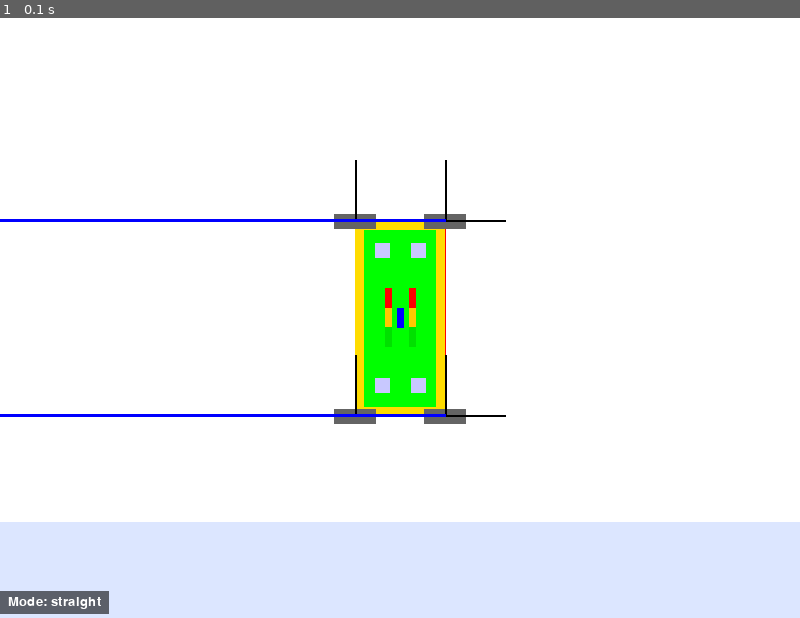
Above: before the commit, frame 1.
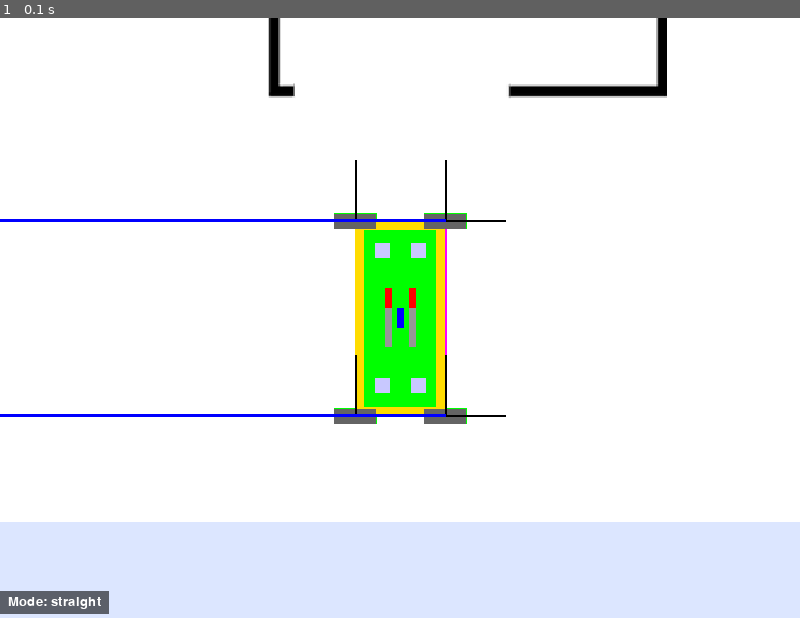
Above: after the commit, the same moment.

Repository: marcoacolla/LAR-Trafo-Cabeca-de-Serie
Game: pygame game, started from Python_Sim_Pygame/v1.0_pygame.py
Same seed, same stepped clock (60 frames per second), same inputs: the game is played once before the commit and once after it.
Inputs:
- Up to frame 1 (0.1 s): no input

The runs differ from the first frame. In frame 1, 1.1% of the frame differs, in the area x 33-84%, y 0-68%.

Commit message:
add woking trafo pickup

Diff:
--- a/Python_Sim_Pygame/Camera/Camera.py
+++ b/Python_Sim_Pygame/Camera/Camera.py
@@ -46,13 +46,39 @@
     def death_screen(self, screen, player, reset_callback):
         fonte = pygame.font.SysFont(None, 60)
         texto = fonte.render('Você morreu! Pressione R para reiniciar', True, (255, 0, 0))
+        # Use event.pump() + key polling to avoid pygame.event.get() internal
+        # conversion errors which on some systems raise SystemError(KeyError).
         while player.is_dead():
-            for event in pygame.event.get():
-                if event.type == pygame.QUIT:
+            try:
+                pygame.event.pump()
+            except Exception:
+                # try to reinitialize joystick subsystem as a pragmatic recovery
+                try:
+                    pygame.joystick.quit()
+                except Exception:
+                    pass
+                try:
+                    pygame.joystick.init()
+                except Exception:
+                    pass
+                try:
+                    pygame.event.pump()
+                except Exception:
+                    # if still failing, fall back to waiting briefly and retry
+                    pass
+
+            # Poll key state for reset (R) and quit (ESC)
+            try:
+                keys = pygame.key.get_pressed()
+                if keys[pygame.K_r]:
+                    reset_callback()
+                if keys[pygame.K_ESCAPE]:
                     pygame.quit()
                     exit()
-                if event.type == pygame.KEYDOWN and event.key == pygame.K_r:
-                    reset_callback()
+            except Exception:
+                # ignore key polling errors and continue to render the death screen
+                pass
+
             screen.blit(texto, (screen.get_width()//2 - texto.get_width()//2, screen.get_height()//2 - texto.get_height()//2))
             pygame.display.flip()
             pygame.time.Clock().tick(60)
--- a/Python_Sim_Pygame/Player/Player.py
+++ b/Python_Sim_Pygame/Player/Player.py
@@ -19,6 +19,12 @@
     transition_duration_ms = 500  # meio segundo
     transition_from_angles = None  # per-wheel starting angles for interpolation
     transition_to_angles = None
+
+    # --- NOVO ---
+    key_hold_time = {"A": 0, "D": 0}
+    max_hold_boost = 4.0   # multiplicador máximo (4x mais rápido)
+    accel_rate = 0.004     # quanto mais rápido acelera (ajuste fino)
+
     def __init__(self, spawnpoint, surface, camera):
         self.x = spawnpoint[0]
         self.y = spawnpoint[1]
@@ -30,7 +36,7 @@
         self.heading = 0
         self.camera = camera
         self.modes = ["straight", "curve", "pivotal", "diagonal"]
-        self.lights = [True, True, True, True]  # Estado das luzes (4 luzes)
+        self.lights = [True, False, False, True]  # Estado das luzes (4 luzes)
         self.sirene = True  # Estado da sirene (ligada/desligada)
 
 
@@ -207,12 +213,30 @@
                 self.makeMovement("backward", step=speed)
         elif self.curve_mode == "curve" or self.curve_mode == "pivotal":
             nextStep = self.angle_offset
+            # --- calcula tempo de tecla pressionada ---
+            now = pygame.time.get_ticks()
+            dt = 16  # valor aproximado entre frames (~60fps)
+
             if keys[pygame.K_a]:
+                self.key_hold_time["A"] += dt
+                self.key_hold_time["D"] = 0
                 isChangingCourse = True
-                nextStep = self.angle_offset - self.step
-            if keys[pygame.K_d]:
-                nextStep = self.angle_offset + self.step
+                hold_factor = min(self.max_hold_boost,
+                                1.0 + self.accel_rate * self.key_hold_time["A"])
+                nextStep = self.angle_offset - self.step * hold_factor
+
+            elif keys[pygame.K_d]:
+                self.key_hold_time["D"] += dt
+                self.key_hold_time["A"] = 0
                 isChangingCourse = True
+                hold_factor = min(self.max_hold_boost,
+                                1.0 + self.accel_rate * self.key_hold_time["D"])
+                nextStep = self.angle_offset + self.step * hold_factor
+
+            else:
+                # reseta tempos quando solta as teclas
+                self.key_hold_time["A"] = 0
+                self.key_hold_time["D"] = 0
             if keys[pygame.K_q]:
                 self.icr_bias = min(1.0, self.icr_bias + .1)
                 isChangingCourse = True
@@ -227,7 +251,8 @@
 
             if self.curve_mode == "curve":
                 if nextStep > GLV.CURVE_MAX_RADIUS or nextStep < -GLV.CURVE_MAX_RADIUS:
-                    self.setMode('straight')
+                    self.toggle_mode()
+
                 if nextStep >= GLV.CURVE_MIN_RADIUS or nextStep <= -GLV.CURVE_MIN_RADIUS:
                     self.angle_offset = nextStep
             if self.curve_mode == "pivotal":
@@ -283,6 +308,7 @@
         self.angle_offset = curveStart
         self.icr_bias = 0.5
         new_mode = mode
+        self.icr_global = None
 
         # temporarily save current headings
         from_angles = [w.getHeading() for w in self.wheels]
@@ -294,6 +320,7 @@
             target = (self.getHeading() + 90) % 360
             to_angles = [target for _ in self.wheels]
         elif new_mode == "diagonal":
+            self.angle_offset = None
             diagonal_angle = (self.getHeading() + 90) % 360
             to_angles = [diagonal_angle for _ in self.wheels]
         elif new_mode in ["curve", "pivotal"]:
@@ -334,6 +361,7 @@
         if prev_mode == 'straight' and new_mode == 'curve':
             # set logical mode
             self.curve_mode = new_mode
+            print("Immediate straight->curve mode switch")
             # compute ICR and immediately apply wheel steering for curve
             self.icr_global = self.curvature.computeICR(angle_offset=self.angle_offset)
             try:
@@ -354,7 +382,7 @@
 
         # finally update the logical mode state now (so UI shows it)
         self.curve_mode = new_mode
-
+        print(self.icr_global  )
         # compute global ICR for modes that need it
         if self.curve_mode in ["curve", "pivotal"]:
             self.icr_global = self.curvature.computeICR(angle_offset=self.angle_offset)
@@ -439,7 +467,6 @@
     def toggle_mode(self):
         """Cycle through robot modes: straight -> diagonal -> pivotal -> curve -> straight."""
         modes = ['straight', 'diagonal', 'pivotal']
-        self.angle_offset = 0
         try:
             try:
                 idx = modes.index(self.curve_mode)
@@ -449,6 +476,7 @@
             # For curve mode use a default curveStart of 0
 
             self.setMode(next_mode)
+            self.angle_offset = 0
         except Exception:
             pass
 
@@ -460,55 +488,90 @@
     def is_dead(self):
         return self.state == 'morto'
 
-    def get_hitbox(self):
-        """
-        Retorna o retângulo da hitbox do player.
-        """
-
-        hitbox = pygame.Rect(
-            self.x - self.width // 2,
-            self.y - self.lenght // 2,
-            self.width, self.lenght)
-
-
-        return hitbox
 
     def get_rotated_hitbox(self):
         """
-        Retorna os 4 vértices (x,y) da hitbox rotacionada no mundo.
-        Ordem: top-left, top-right, bottom-right, bottom-left (clockwise)
-        """
-        cx, cy = self.getPosition()
-        w, h = self.width, self.lenght
-        # offsets do centro para os cantos (antes da rotação)
-        hw, hh = w / 2.0, h / 2.0
-        corners = [(-hw, -hh), (hw, -hh), (hw, hh), (-hw, hh)]
-
+        Retorna as partes da hitbox rotacionadas:
+        - Duas linhas conectando as duas rodas frontais e as duas traseiras
+        - Quatro polígonos pequenos representando as rodas (obtidos de Wheel)
+        """
+        # Use Wheel objects to obtain wheel polygons in world coords.
+        hitbox_parts = []
+        # append wheel polygons
+        for wheel in self.wheels:
+            try:
+                wheel_poly = wheel.get_rotated_wheel_hitbox()
+                hitbox_parts.append(("wheel", wheel_poly))
+            except Exception:
+                # fallback: ignore if wheel polygon unavailable
+                continue
+
+        # edges: connect front-left to front-right, and rear-left to rear-right
+        # also add the two lateral side edges (left and right) as special parts
+        # Side edges indicate death for obstacles but should not affect trafo pickup
+        try:
+            fl = self.wheels[0].getPosition()
+            fr = self.wheels[1].getPosition()
+            rl = self.wheels[2].getPosition()
+            rr = self.wheels[3].getPosition()
+            # front and rear horizontal edges
+            hitbox_parts.append(("edge", (fl, fr)))
+            hitbox_parts.append(("edge", (rl, rr)))
+            # lateral edges (left and right) - special: used for obstacle collision
+            hitbox_parts.append(("side", (fl, rl)))
+            hitbox_parts.append(("side", (fr, rr)))
+        except Exception:
+            pass
+
+        return hitbox_parts
+
+    def get_body_polygon(self):
+        """
+        Returns a simple rotated rectangle polygon that represents the vehicle body
+        (used for pickup checks and other full-body queries).
+        """
+        cx, cy = self.x, self.y
+        half_w = self.width / 2.0
+        half_l = self.lenght / 2.0
         theta = math.radians(self.getHeading())
         cos_t = math.cos(theta)
         sin_t = math.sin(theta)
 
-        world_corners = []
-        for rx, ry in corners:
-            # rotaciona o offset e soma à posição do centro
-            wx = cx + (rx * cos_t - ry * sin_t)
-            wy = cy + (rx * sin_t + ry * cos_t)
-            world_corners.append((wx, wy))
-
-        return world_corners
-
-    def get_hitbox_polygon(self, camera_or_offset=(0,0)):
-        """
-        Retorna os pontos da hitbox rotacionada já convertidos para coordenadas de tela
-        (aplicando camera_offset) — útil para desenhar.
-        """
-        pts = self.get_rotated_hitbox()
+        corners = [(-half_w, -half_l), (half_w, -half_l), (half_w, half_l), (-half_w, half_l)]
+        poly = []
+        for dx, dy in corners:
+            wx = cx + dx * cos_t - dy * sin_t
+            wy = cy + dx * sin_t + dy * cos_t
+            poly.append((wx, wy))
+        return poly
+
+    def get_hitbox_polygon(self, camera_or_offset=(0, 0)):
+        """
+        Retorna as partes da hitbox rotacionadas (linhas e rodas)
+        convertidas para coordenadas de tela.
+        """
+        parts = self.get_rotated_hitbox()
         cam = camera_or_offset
-        if hasattr(cam, 'world_to_screen'):
-            return [cam.world_to_screen(p) for p in pts]
-        else:
-            camx, camy = cam
-            return [(p[0] - camx, p[1] - camy) for p in pts]
+
+        def to_screen(pt):
+            if hasattr(cam, 'world_to_screen'):
+                return cam.world_to_screen(pt)
+            else:
+                camx, camy = cam
+                return (pt[0] - camx, pt[1] - camy)
+
+        screen_parts = []
+        for kind, data in parts:
+            if kind == "edge":
+                p1, p2 = map(to_screen, data)
+                screen_parts.append(("edge", (p1, p2)))
+            elif kind == "side":
+                p1, p2 = map(to_screen, data)
+                screen_parts.append(("side", (p1, p2)))
+            elif kind == "wheel":
+                screen_parts.append(("wheel", [to_screen(p) for p in data]))
+
+        return screen_parts
 
     def _point_in_poly(self, x, y, poly):
         """Ray-casting point-in-polygon test (poly is list of (x,y))."""
@@ -529,8 +592,8 @@
         On success, marks the trafo as picked and attaches it to the player."""
         if trafo.picked:
             return False
-        # player's polygon in world coords
-        poly = self.get_rotated_hitbox()
+        # player's body polygon in world coords (use rectangle approximation)
+        poly = self.get_body_polygon()
         # check all four corners of trafo rect are inside poly
         rect = trafo.get_rect()
         corners = [
--- a/Python_Sim_Pygame/Player/Wheels.py
+++ b/Python_Sim_Pygame/Player/Wheels.py
@@ -108,3 +108,27 @@
         # Atualiza e desenha eixos na tela (com offset da câmera)
         self.fixed_axes.draw(surface, camera_or_offset)
         self.moving_axes.draw(surface, camera_or_offset)
+
+    def get_rotated_wheel_hitbox(self):
+        """
+        Retorna os 4 vértices (x,y) da hitbox rotacionada no mundo.
+        Ordem: top-left, top-right, bottom-right, bottom-left (clockwise)
+        """
+        cx, cy = self.getPosition()
+        w, h = self.width, self.length
+        # offsets do centro para os cantos (antes da rotação)
+        hw, hh = w / 2.0, h / 2.0
+        corners = [(-hw, -hh), (hw, -hh), (hw, hh), (-hw, hh)]
+
+        theta = math.radians(self.getHeading())
+        cos_t = math.cos(theta)
+        sin_t = math.sin(theta)
+
+        wheel_corners = []
+        for rx, ry in corners:
+            # rotaciona o offset e soma à posição do centro
+            wx = cx + (rx * cos_t - ry * sin_t)
+            wy = cy + (rx * sin_t + ry * cos_t)
+            wheel_corners.append((wx, wy))
+
+        return wheel_corners
--- a/Python_Sim_Pygame/v1.0_pygame.py
+++ b/Python_Sim_Pygame/v1.0_pygame.py
@@ -14,7 +14,7 @@
 
 
 # Carregar imagem do mapa
-map_path = os.path.join(os.path.dirname(__file__), 'World', 'Obstacles', 'Mapa1_debug.png')
+map_path = os.path.join(os.path.dirname(__file__), 'World', 'Obstacles', 'Map1.png')
 map_image = pygame.image.load(map_path).convert()
 
 
@@ -106,19 +106,35 @@
 running = True
 while running:
     dt = clock.tick(60)
-    for event in pygame.event.get():
-        if event.type == pygame.QUIT:
-            running = False
-        # forward key events to player
+    # Use event.pump() + key polling instead of pygame.event.get() to avoid
+    # platform-specific exceptions inside event conversion. We detect edge
+    # key presses to emulate KEYDOWN for the space key (toggle mode) and ESC
+    # to quit.
+    try:
+        pygame.event.pump()
+    except Exception:
         try:
-            player.handle_event(event)
+            pygame.joystick.quit()
         except Exception:
             pass
+        try:
+            pygame.joystick.init()
+        except Exception:
+            pass
 
     keys = pygame.key.get_pressed()
+    if 'prev_keys' not in globals():
+        prev_keys = keys
+    try:
+        if keys[pygame.K_SPACE] and not prev_keys[pygame.K_SPACE]:
+            player.toggle_mode()
+        if keys[pygame.K_ESCAPE]:
+            running = False
+    except Exception:
+        pass
+    prev_keys = keys
+
     player.move(keys)
-
-
 
     # Atualiza câmera antes de desenhar (offset/scale)
     camera.update(player)
@@ -137,10 +153,17 @@
     # Verificar colisão do player com paredes usando hitbox rotacionada
     # Obtemos dois polígonos: um em coordenadas de tela para debug, e outro em
     # coordenadas do mundo para a checagem e amostragem de pixels do mapa.
-    screen_polygon = player.get_hitbox_polygon(camera_or_offset=camera)
+    screen_edges = player.get_hitbox_polygon(camera_or_offset=camera)
     world_polygon = player.get_rotated_hitbox()
     # Desenha a hitbox rotacionada (debug) em tela
-    pygame.draw.polygon(screen, (255, 0, 0), screen_polygon, 1)
+    for kind, data in player.get_hitbox_polygon(camera_or_offset=camera):
+        if kind == "edge":
+            pygame.draw.line(screen, (255, 0, 0), *data, 1)
+        elif kind == "side":
+            # lateral sides: draw in a distinct color (magenta) and slightly thicker
+            pygame.draw.line(screen, (255, 0, 255), *data, 2)
+        elif kind == "wheel":
+            pygame.draw.polygon(screen, (0, 255, 0), data, 1)
 
 
 
@@ -150,9 +173,92 @@
         trafo.update(dt)
         # attempt pickup if not already picked
         if not trafo.picked and player.state == 'vivo':
-            picked = player.try_pickup(trafo)
-            if picked:
-                print('Trafo picked up!')
+            # First: check if any 'edge' or 'wheel' part collides with the trafo
+            # If so, player dies.
+            def seg_intersect(a1, a2, b1, b2):
+                # segment intersection (excluding colinear edge cases handled permissively)
+                (x1, y1), (x2, y2) = a1, a2
+                (x3, y3), (x4, y4) = b1, b2
+                denom = (y4 - y3) * (x2 - x1) - (x4 - x3) * (y2 - y1)
+                if abs(denom) < 1e-9:
+                    return False
+                ua = ((x4 - x3) * (y1 - y3) - (y4 - y3) * (x1 - x3)) / denom
+                ub = ((x2 - x1) * (y1 - y3) - (y2 - y1) * (x1 - x3)) / denom
+                return 0.0 <= ua <= 1.0 and 0.0 <= ub <= 1.0
+
+            def point_in_poly(x, y, poly):
+                inside = False
+                j = len(poly) - 1
+                for i in range(len(poly)):
+                    xi, yi = poly[i]
+                    xj, yj = poly[j]
+                    intersect = ((yi > y) != (yj > y)) and (x < (xj - xi) * (y - yi) / (yj - yi + 1e-12) + xi)
+                    if intersect:
+                        inside = not inside
+                    j = i
+                return inside
+
+            def poly_rect_collision(poly, rect):
+                # rect is pygame.Rect in world coords
+                # 1) any polygon vertex inside rect
+                for (px, py) in poly:
+                    if rect.collidepoint(px, py):
+                        return True
+                # 2) any rect corner inside polygon
+                corners = [(rect.left, rect.top), (rect.right, rect.top), (rect.right, rect.bottom), (rect.left, rect.bottom)]
+                for (cx, cy) in corners:
+                    if point_in_poly(cx + 0.0, cy + 0.0, poly):
+                        return True
+                # 3) any segment of poly intersects any rect edge
+                rect_edges = [
+                    ((rect.left, rect.top), (rect.right, rect.top)),
+                    ((rect.right, rect.top), (rect.right, rect.bottom)),
+                    ((rect.right, rect.bottom), (rect.left, rect.bottom)),
+                    ((rect.left, rect.bottom), (rect.left, rect.top)),
+                ]
+                for i in range(len(poly)):
+                    a1 = poly[i]
+                    a2 = poly[(i + 1) % len(poly)]
+                    for b1, b2 in rect_edges:
+                        if seg_intersect(a1, a2, b1, b2):
+                            return True
+                return False
+
+            def line_rect_collision(p1, p2, rect):
+                # 1) either endpoint inside rect
+                if rect.collidepoint(p1) or rect.collidepoint(p2):
+                    return True
+                # 2) intersects rect edges
+                rect_edges = [
+                    ((rect.left, rect.top), (rect.right, rect.top)),
+                    ((rect.right, rect.top), (rect.right, rect.bottom)),
+                    ((rect.right, rect.bottom), (rect.left, rect.bottom)),
+                    ((rect.left, rect.bottom), (rect.left, rect.top)),
+                ]
+                for b1, b2 in rect_edges:
+                    if seg_intersect(p1, p2, b1, b2):
+                        return True
+                return False
+
+            trafo_rect = trafo.get_rect()
+            parts = player.get_rotated_hitbox()
+            trafo_collision = False
+            for kind, data in parts:
+                if kind == 'wheel':
+                    if poly_rect_collision(data, trafo_rect):
+                        trafo_collision = True
+                        break
+                elif kind in ('edge', 'line'):
+                    p1, p2 = data
+                    if line_rect_collision(p1, p2, trafo_rect):
+                        trafo_collision = True
+                        break
+            if trafo_collision:
+                player.set_dead()
+            else:
+                picked = player.try_pickup(trafo)
+                if picked:
+                    print('Trafo picked up!')
     except Exception:
         pass
 
@@ -187,15 +293,9 @@
 
 
     if player.state == 'vivo':
-        # point-in-polygon test for pixels inside the rotated hitbox
-        # compute integer bounding box of polygon in world coordinates to limit work
+        # Collision check handling the new hitbox format: a list of parts
+        # Each part is either ("wheel", polygon) or ("edge", (p1, p2)).
         import math
-        xs = [p[0] for p in world_polygon]
-        ys = [p[1] for p in world_polygon]
-        minx = max(int(math.floor(min(xs))), 0)
-        maxx = min(int(math.ceil(max(xs))), map_image.get_width() - 1)
-        miny = max(int(math.floor(min(ys))), 0)
-        maxy = min(int(math.ceil(max(ys))), map_image.get_height() - 1)
 
         def point_in_poly(x, y, poly):
             # ray-casting algorithm
@@ -210,29 +310,93 @@
                 j = i
             return inside
 
+        def check_poly_collision(poly):
+            # compute integer bounding box of polygon to limit work
+            xs = [p[0] for p in poly]
+            ys = [p[1] for p in poly]
+            minx = max(int(math.floor(min(xs))), 0)
+            maxx = min(int(math.ceil(max(xs))), map_image.get_width() - 1)
+            miny = max(int(math.floor(min(ys))), 0)
+            maxy = min(int(math.ceil(max(ys))), map_image.get_height() - 1)
+
+            for px in range(minx, maxx + 1):
+                for py in range(miny, maxy + 1):
+                    world_x = px + 0.5
+                    world_y = py + 0.5
+                    if point_in_poly(world_x, world_y, poly):
+                        map_x = int(world_x)
+                        map_y = int(world_y)
+                        if not (0 <= map_x < map_image.get_width() and 0 <= map_y < map_image.get_height()):
+                            continue
+                        try:
+                            if collision_grid[map_y][map_x]:
+                                return True
+                        except Exception:
+                            continue
+            return False
+
+        def check_line_collision(p1, p2):
+            # sample points along the line at ~1px spacing and check grid
+            x1, y1 = p1
+            x2, y2 = p2
+            dx = x2 - x1
+            dy = y2 - y1
+            length = math.hypot(dx, dy)
+            if length < 1e-6:
+                # degenerate: treat single point
+                ix, iy = int(round(x1)), int(round(y1))
+                if 0 <= ix < map_image.get_width() and 0 <= iy < map_image.get_height():
+                    try:
+                        return bool(collision_grid[iy][ix])
+                    except Exception:
+                        return False
+                return False
+
+            steps = int(math.ceil(length))
+            for i in range(steps + 1):
+                t = float(i) / float(steps)
+                wx = x1 + dx * t
+                wy = y1 + dy * t
+                ix = int(wx)
+                iy = int(wy)
+                if not (0 <= ix < map_image.get_width() and 0 <= iy < map_image.get_height()):
+                    continue
+                try:
+                    if collision_grid[iy][ix]:
+                        return True
+                except Exception:
+                    continue
+            return False
+
         collided = False
-        for px in range(minx, maxx + 1):
+        # get the hitbox parts in world coordinates
+        parts = player.get_rotated_hitbox()
+        for kind, data in parts:
             if collided:
                 break
-            for py in range(miny, maxy + 1):
-                # use world coordinates for point-in-polygon and map sampling
-                world_x = px + 0.5
-                world_y = py + 0.5
-                if point_in_poly(world_x, world_y, world_polygon):
-                    map_x = int(world_x)
-                    map_y = int(world_y)
-                    # fast bounds check then collision grid lookup (precomputed)
-                    if not (0 <= map_x < map_image.get_width() and 0 <= map_y < map_image.get_height()):
-                        continue
-                    try:
-                        if collision_grid[map_y][map_x]:
-                            # occupied according to virtual map -> collision
+            try:
+                if kind == 'wheel':
+                    # data is poly (list of points)
+                    if check_poly_collision(data):
+                        player.set_dead()
+                        collided = True
+                        break
+                elif kind in ('edge', 'line', 'side'):
+                    p1, p2 = data
+                    if check_line_collision(p1, p2):
+                        player.set_dead()
+                        collided = True
+                        break
+                else:
+                    # unknown part: if it's a polygon-like sequence assume polygon
+                    if isinstance(data, (list, tuple)) and len(data) >= 3:
+                        if check_poly_collision(data):
                             player.set_dead()
                             collided = True
                             break
-                    except Exception:
-                        # on any unexpected error default to safe (no collision)
-                        continue
+            except Exception:
+                # safe fallback: ignore this part on error
+                continue
 
 
 
Binary file changed: Python_Sim_Pygame/World/Obstacles/Map1.png
Not shown, added: Python_Sim_Pygame/World/Obstacles/Untitled-1.psd
